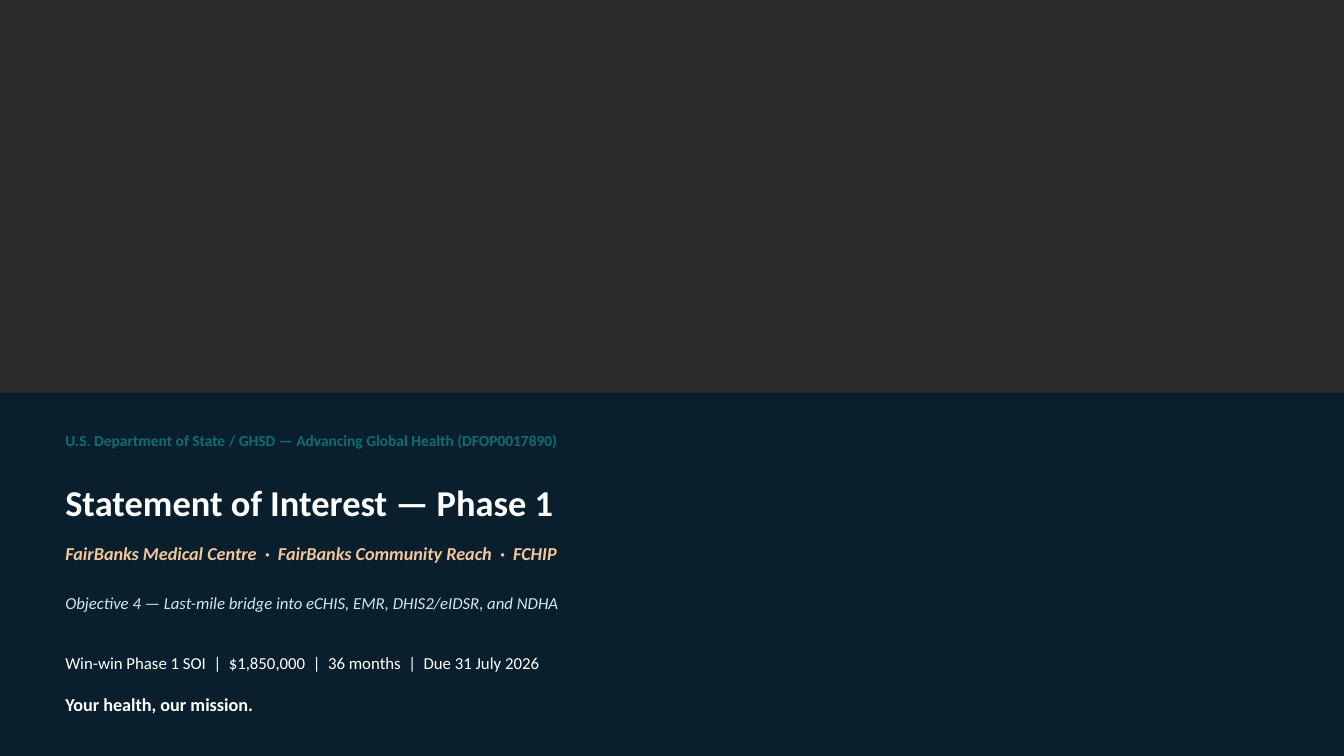
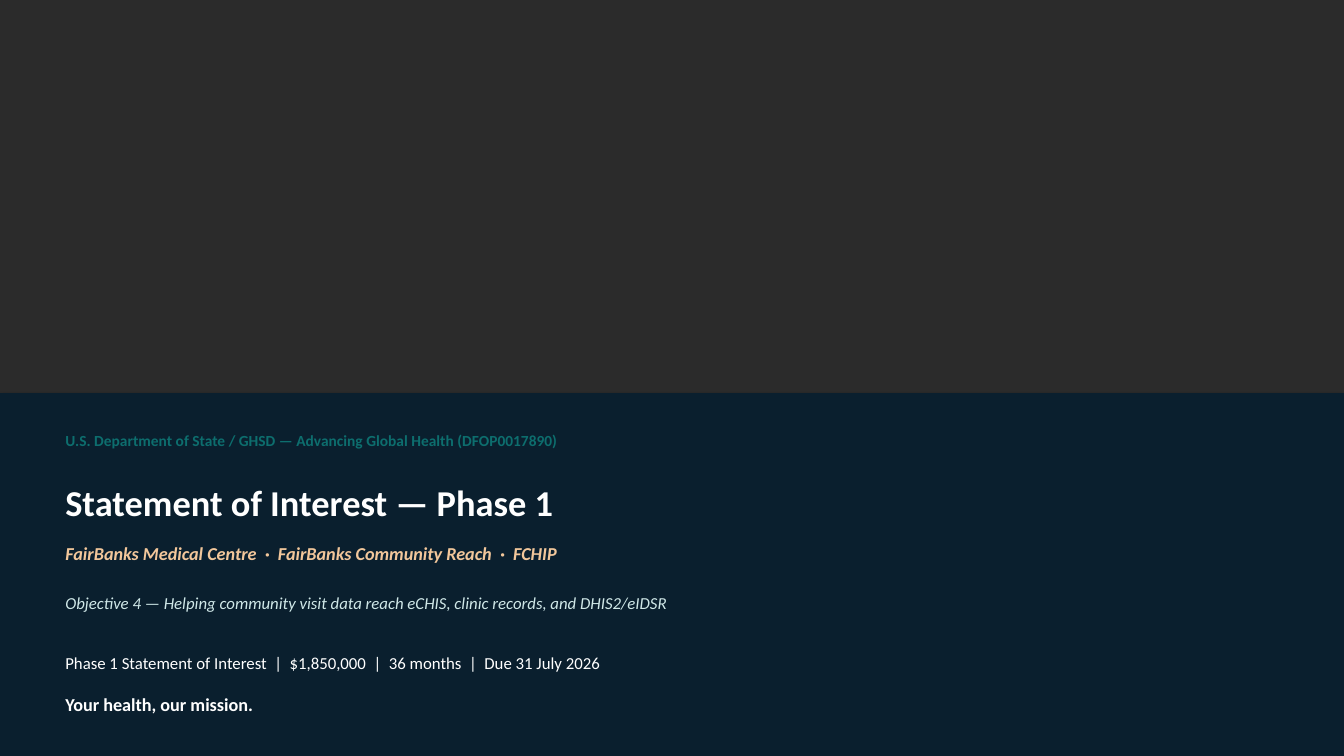
Before and after one commit to WASSWA2624/fairbanks, a slide deck: slide 1 of applications/dos-uganda/documents/dos-uganda_ppt.pptx. Drawn at 1344x756 pixels with LibreOffice and Linux fonts; fonts in the diff are those of the drawing; background and template pictures are left out; a plain dark background stands for a picture behind light text. Boxes give left, top, right and bottom in pixels: in the first picture for what was removed or moved away, otherwise in the second. Text is boxed around its words. In the diff, an @@ line names an element or a change of style, - is before the commit and + after.

Commit message:
Update build_dos-uganda_docs.py and associated documents to reflect revised project title and narrative content for the Uganda Health System MOU (DFOP0017890). Enhance clarity and consistency across Word, PDF, and PowerPoint formats by streamlining language and ensuring alignment with new objectives focused on interoperability and government ownership. Adjust cost share descriptions and improve overall document coherence.

```diff
--- a/applications/dos-uganda/documents/dos-uganda_ppt.pptx
+++ b/applications/dos-uganda/documents/dos-uganda_ppt.pptx
@@ text at bbox=[65, 597, 666, 612]: text changed @@
-Objective 4 — Last-mile bridge into eCHIS, EMR, DHIS2/eIDSR, and NDHA
+Objective 4 — Helping community visit data reach eCHIS, clinic records, and DHIS2/eIDSR
@@ text at bbox=[65, 657, 600, 672]: text changed @@
-Win-win Phase 1 SOI | $1,850,000 | 36 months | Due 31 July 2026
+Phase 1 Statement of Interest | $1,850,000 | 36 months | Due 31 July 2026
```
Also in this commit, not shown: 10 other slides changed, 3 other files.
